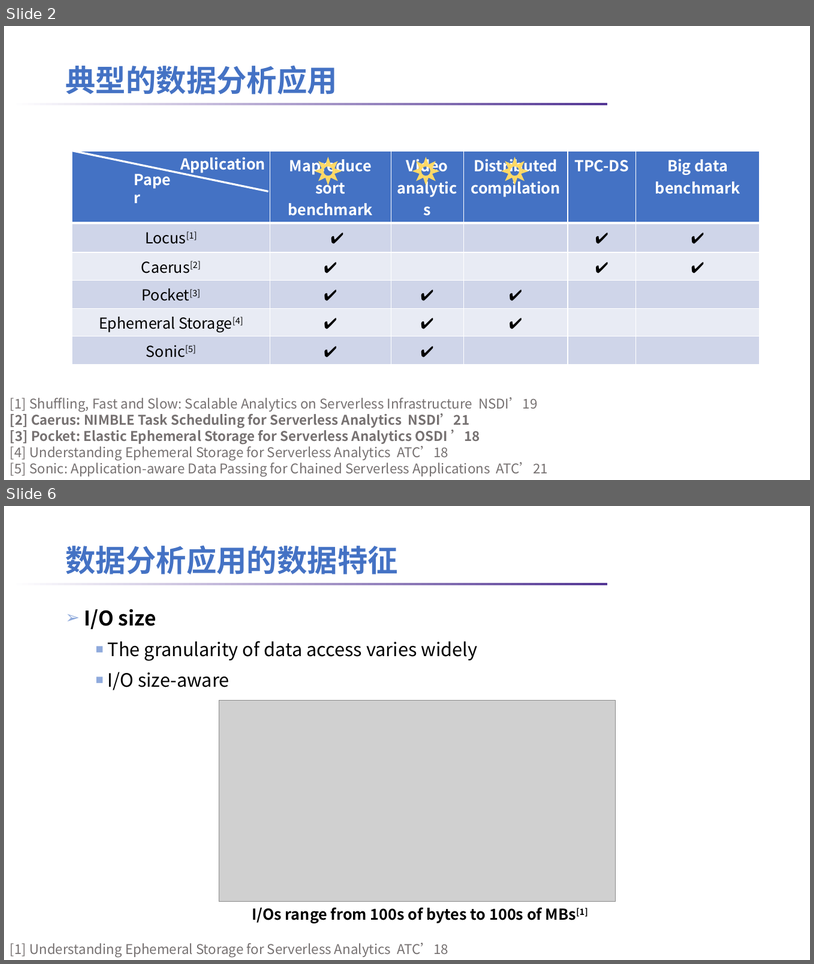
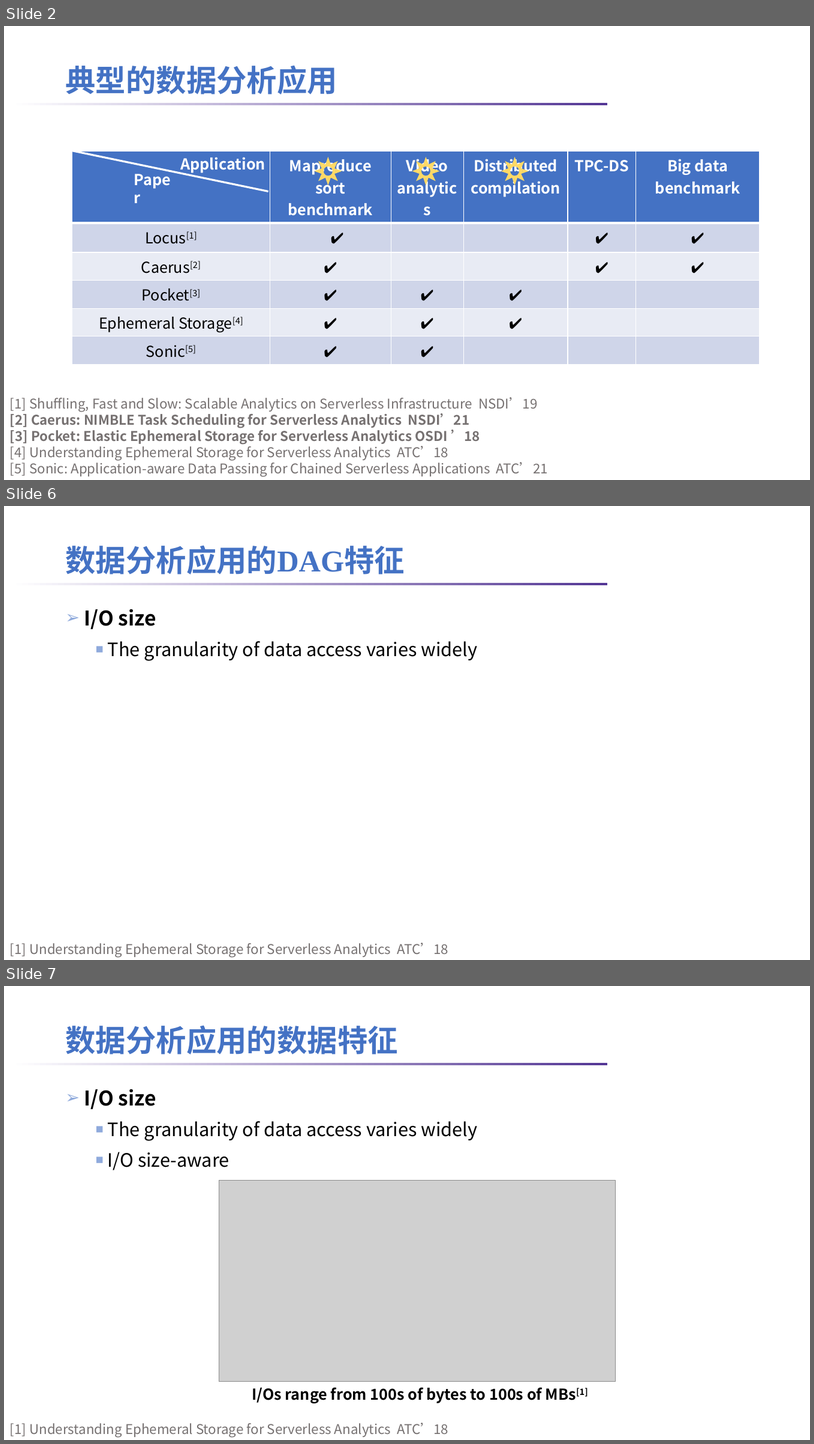
Before and after one commit to lt2000/ADSL, a slide deck: meeting/数据分析应用的数据特征.pptx. Shown one above the other, each under a label of ours: slides 2 and 6 before the commit, slides 2, 6 and 7 after it; the slides between them are not shown. The pictures are 814x964 and 814x1444 pixels, drawn with LibreOffice and Linux fonts; fonts in the diff are those of the drawing; grey boxes stand for pictures; background and template pictures are left out. Boxes give left, top, right and bottom in pixels: in the first picture for what was removed or moved away, otherwise in the second. Text is boxed around its words. In the diff, an @@ line names an element or a change of style, - is before the commit and + after.

```diff
--- a/meeting/数据分析应用的数据特征.pptx
+++ b/meeting/数据分析应用的数据特征.pptx
@@ slide 6 added at bbox=[4, 506, 810, 960], background #FFFFFF; not listed: 1 template element that a slide beside it also shows @@
@@ title added at bbox=[65, 545, 405, 574], 36 pt, text #4472C4, bold @@
+数据分析应用的DAG特征
@@ text added at bbox=[84, 609, 477, 661], 22 pt, text #000000 @@
+➢ I/O size
+  ■ The granularity of data access varies widely
@@ text added at bbox=[10, 942, 449, 957], 16 pt, text #767171 @@
+[1] Understanding Ephemeral Storage for Serverless Analytics ATC’18
@@ what was slide 6 is now slide 7 @@
```
Also in this commit, not shown: 4 slides changed, 5 other files.
